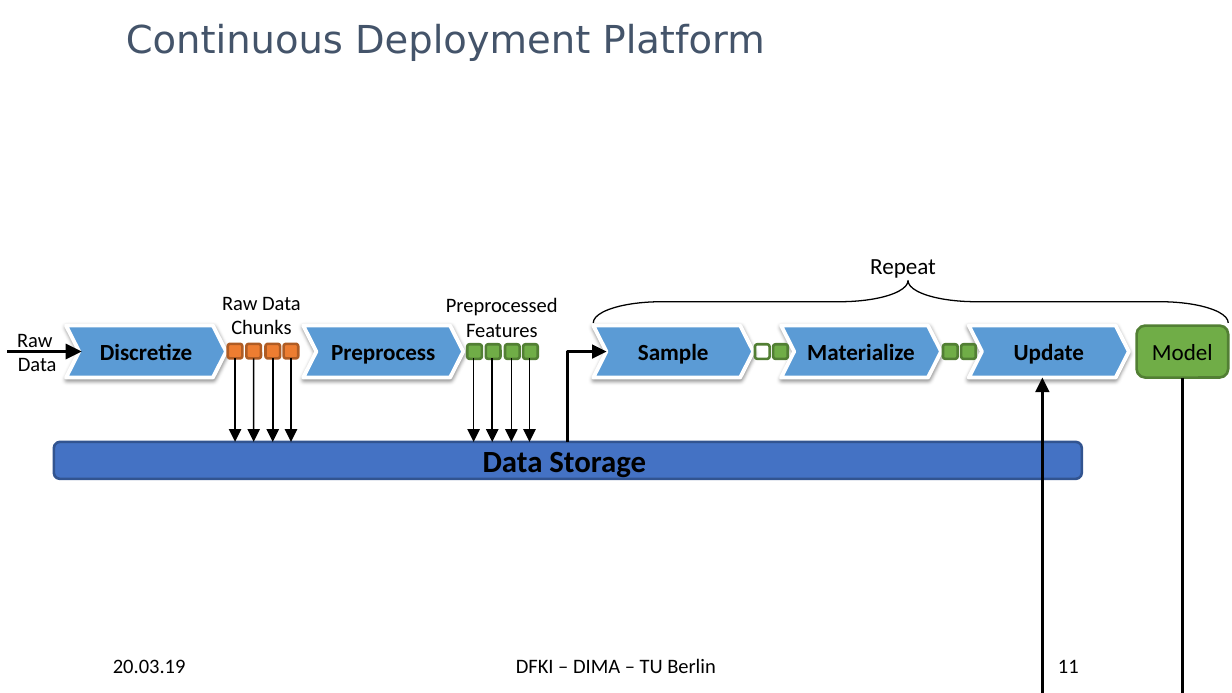
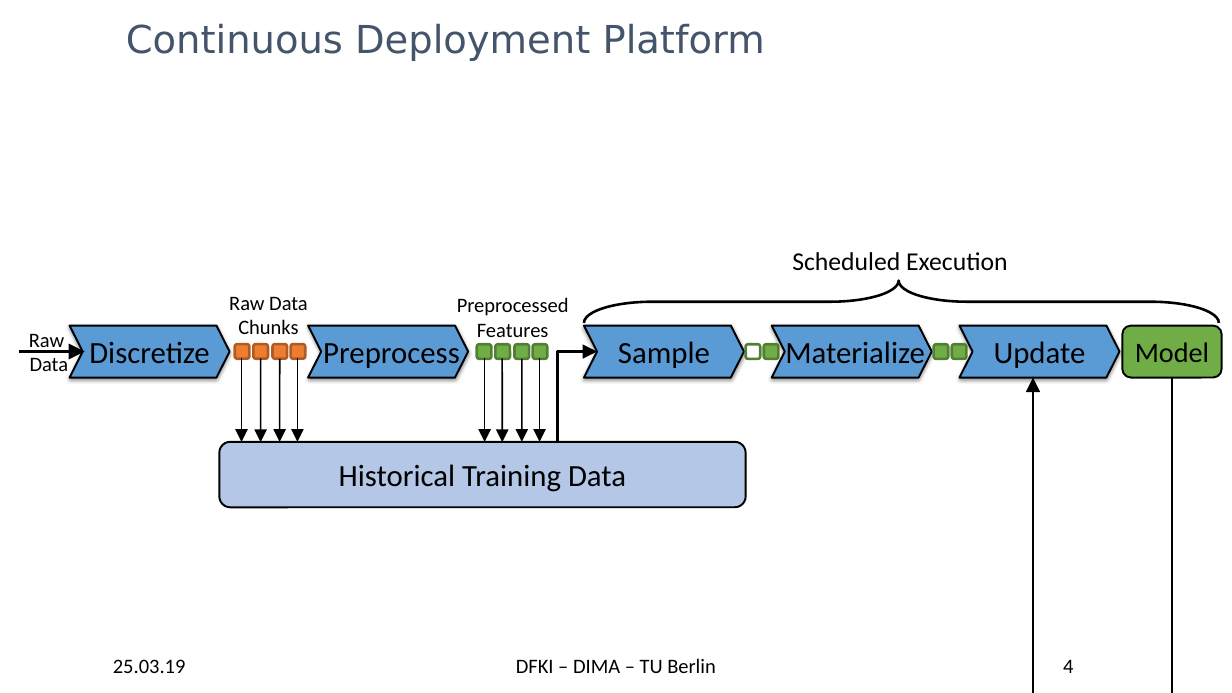
Before and after one commit to TU-Berlin-DIMA/continuous-pipeline-deployment, a slide deck: slide 4 of slides/edbt-2019/edbt-2019.pptx (slide 11 before the commit). Drawn at 1232x693 pixels with LibreOffice and Linux fonts; fonts in the diff are those of the drawing; background and template pictures are left out. Boxes give left, top, right and bottom in pixels: in the first picture for what was removed or moved away, otherwise in the second. Text is boxed around its words. In the diff, an @@ line names an element or a change of style, - is before the commit and + after.

```diff
--- a/slides/edbt-2019/edbt-2019.pptx
+++ b/slides/edbt-2019/edbt-2019.pptx
@@ text added at bbox=[792, 252, 1007, 271], 20 pt, text #000000 @@
+Scheduled Execution
@@ text removed at bbox=[870, 259, 936, 278] @@
-Repeat
@@ 4 rounded rectangles, 3 chevrons, 2 elbow arrows, 1 right brace: place and size @@
-4 rounded rectangles, 3 chevrons, 2 elbow arrows, 1 right brace at bbox=[568, 281, 1229, 442]
+4 rounded rectangles, 3 chevrons, 2 elbow arrows, 1 right brace at bbox=[558, 281, 1220, 442]
@@ right brace at bbox=[585, 281, 1220, 323]: outline #000000 1 pt to #000000 2 pt @@
@@ size 18 to 24 pt, bold off; outline #FFFFFF 3 pt to #000000 1.5 pt in 5 elements at bbox=[69, 325, 229, 377], bbox=[308, 325, 468, 377], bbox=[772, 325, 932, 377], bbox=[584, 325, 744, 377], bbox=[959, 325, 1119, 377] @@
@@ rounded rectangle "Model": place and size @@
-rounded rectangle "Model" at bbox=[1137, 325, 1228, 377]
+rounded rectangle "Model" at bbox=[1123, 325, 1223, 377]
@@ rounded rectangle "Model" at bbox=[1123, 325, 1223, 377]: size 18 to 22 pt; outline #538035 2 pt to #000000 1.5 pt @@
@@ arrow moved from (7, 351) - (81, 351) to (19, 351) - (85, 351) @@
@@ 4 arrows, 2 rounded rectangles, 1 chevron, 1 text: place and size @@
-4 arrows, 2 rounded rectangles, 1 chevron, 1 text at bbox=[222, 297, 463, 442]
+4 arrows, 2 rounded rectangles, 1 chevron, 1 text at bbox=[229, 297, 468, 443]
@@ 6 rounded rectangles, 4 arrows, 2 texts: place and size @@
-6 rounded rectangles, 4 arrows, 2 texts at bbox=[17, 297, 558, 442]
+6 rounded rectangles, 4 arrows, 2 texts at bbox=[29, 297, 569, 443]
@@ rounded rectangle "Historical Training Data": place and size @@
-rounded rectangle "Historical Training Data" at bbox=[54, 442, 1082, 479]
+rounded rectangle "Historical Training Data" at bbox=[219, 442, 746, 507]
@@ rounded rectangle "Historical Training Data" at bbox=[219, 442, 746, 507]: fill #4472C4 to #B4C7E7; outline #325491 2 pt to #000000 1.5 pt @@
@@ text in rounded rectangle at bbox=[339, 464, 626, 492]: text changed; bold off @@
-Data Storage
+Historical Training Data
@@ text at bbox=[113, 659, 186, 673]: text changed @@
-20.03.19
+25.03.19
@@ page number at bbox=[1063, 659, 1073, 673]: text changed @@
-11
+4
```
Also in this commit, not shown: 16 other slides changed, 12 slides added, 18 slides removed, 24 other files.
